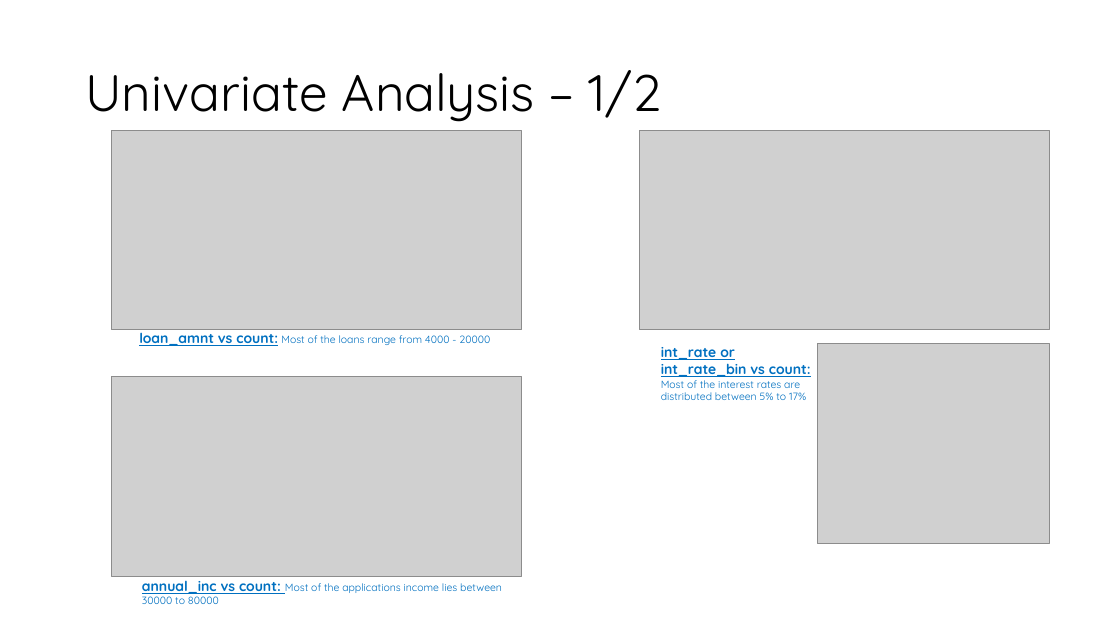
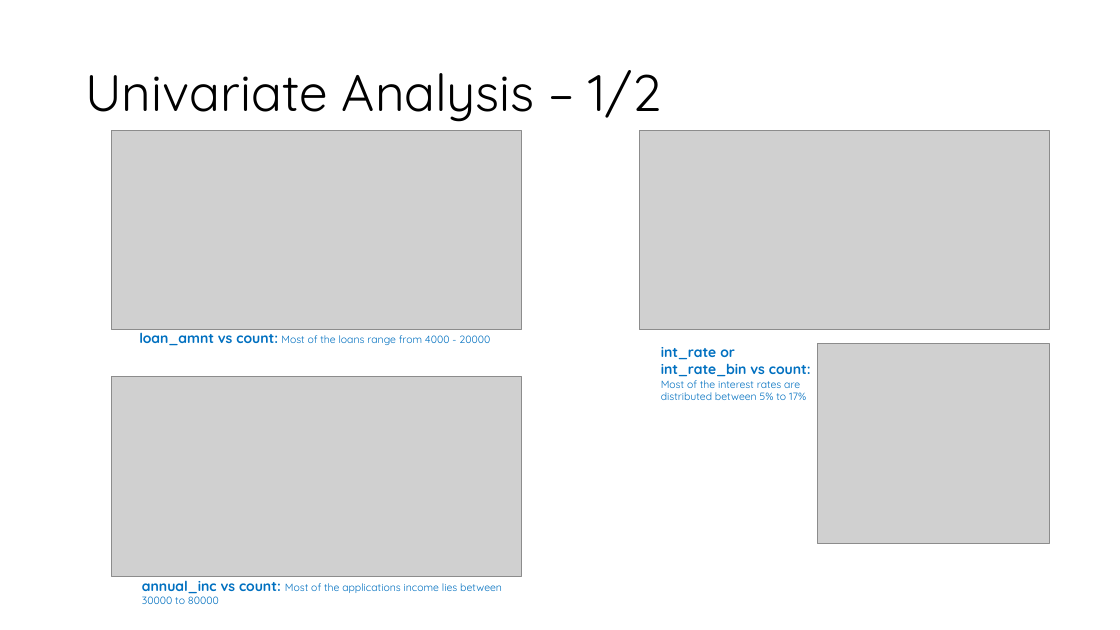
Before and after one commit to sarpsl/LendingClubCaseStudy, a slide deck: slide 9 of Syed_Abdul_Rahim.pptx. Drawn at 1120x630 pixels with LibreOffice and Linux fonts; fonts in the diff are those of the drawing; grey boxes stand for pictures. Boxes give left, top, right and bottom in pixels: in the first picture for what was removed or moved away, otherwise in the second. Text is boxed around its words. In the diff, an @@ line names an element or a change of style, - is before the commit and + after.

```diff
--- a/Syed_Abdul_Rahim.pptx
+++ b/Syed_Abdul_Rahim.pptx
@@ text "loan_amnt vs count: Most of ..." at bbox=[139, 329, 490, 346]: underline off in "loan_amnt vs count:" @@
@@ text at bbox=[661, 347, 811, 377]: underline off in "int_rate or int_rate_bin vs count:" @@
@@ text "annual_inc vs count: Most of ..." at bbox=[142, 580, 502, 604]: underline off in "annual_inc vs count:" @@
```
Also in this commit, not shown: 12 other slides changed, 3 slides added, 5 slides removed, 3 other files.
